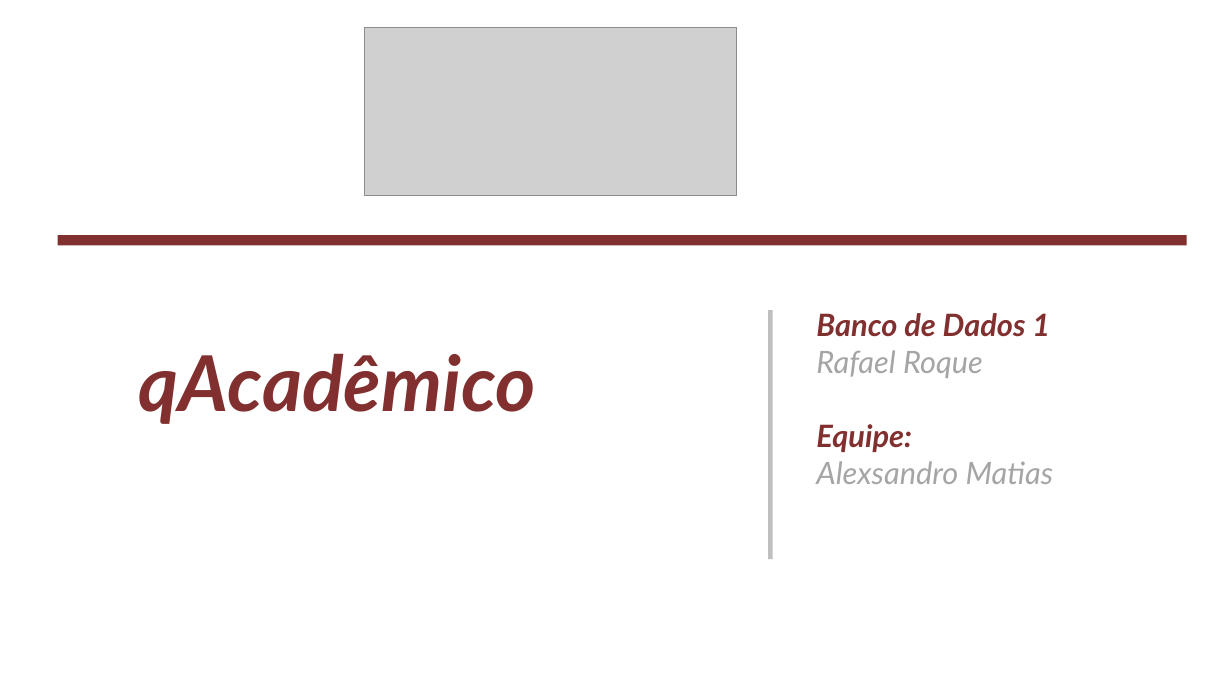
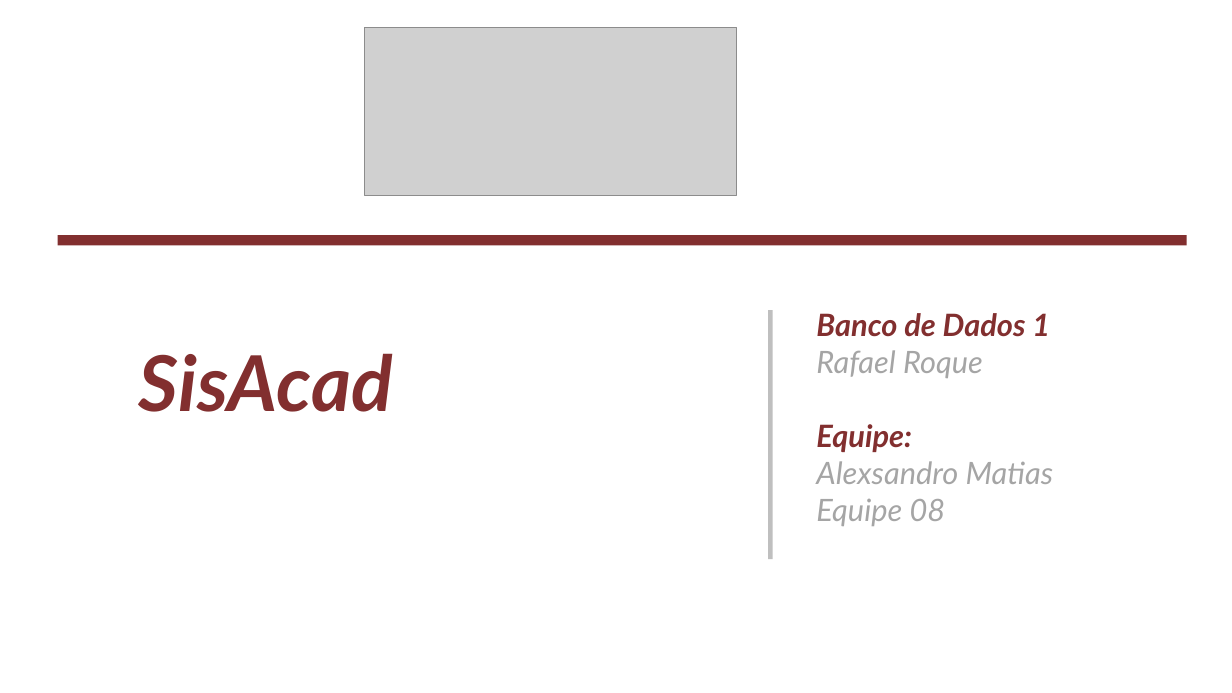
Before and after one commit to AlexsandroMatias2017/MeuBancoDeDados, a slide deck: slide 1 of apresentacaoDoProjeto.odp. Drawn at 1232x693 pixels with LibreOffice and Linux fonts; fonts in the diff are those of the drawing; grey boxes stand for pictures; background and template pictures are left out. Boxes give left, top, right and bottom in pixels: in the first picture for what was removed or moved away, otherwise in the second. Text is boxed around its words. In the diff, an @@ line names an element or a change of style, - is before the commit and + after.

```diff
--- a/apresentacaoDoProjeto.odp
+++ b/apresentacaoDoProjeto.odp
@@ text at (x1=139, y1=353, x2=393, y2=412): text changed @@
-qAcadêmico
+SisAcad
@@ text at (x1=816, y1=499, x2=946, y2=526): paragraph added @@
+Equipe 08
```
Also in this commit, not shown: 18 other slides changed, 11 slides added, 3 slides removed, 9 other files.
